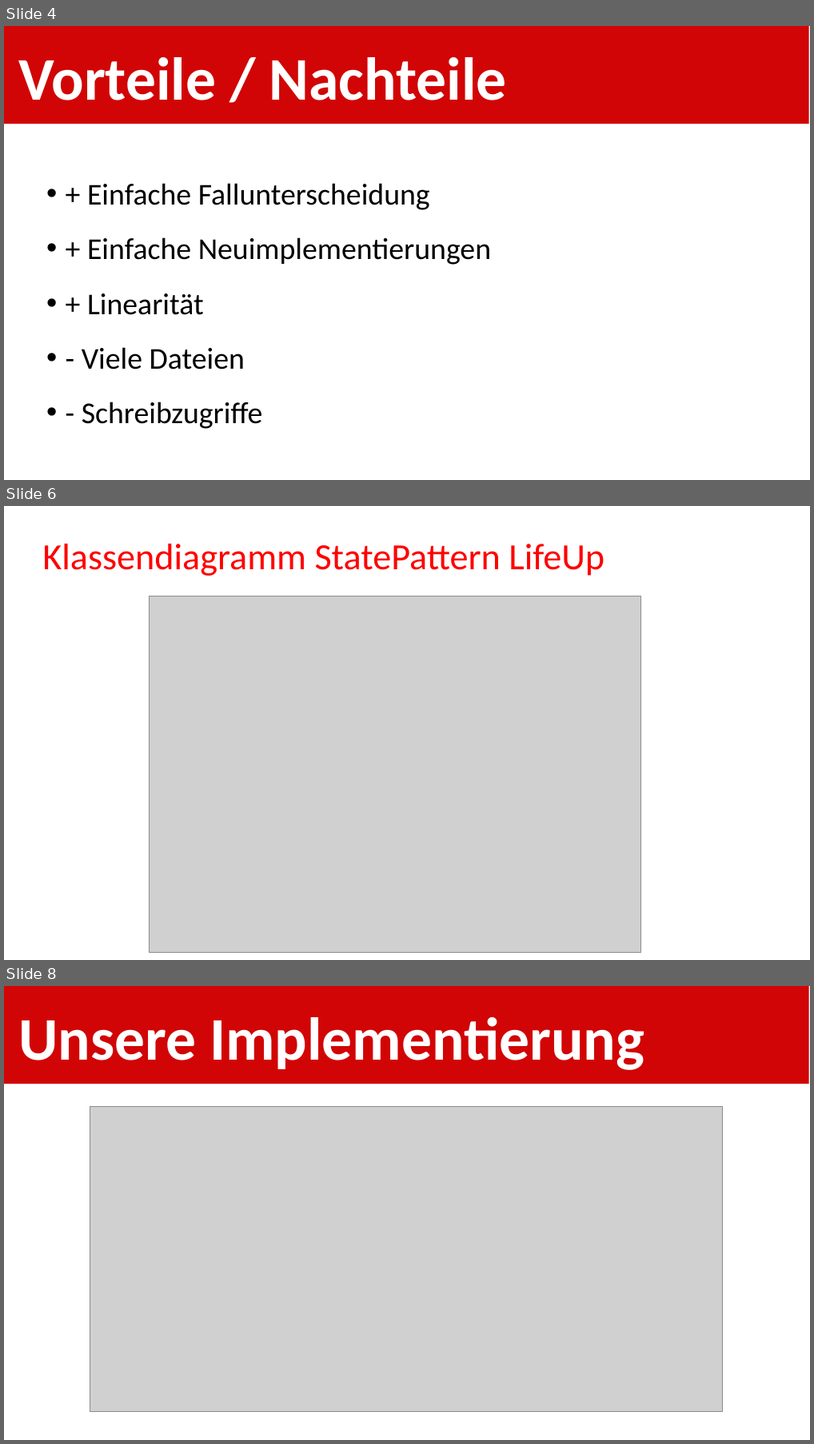
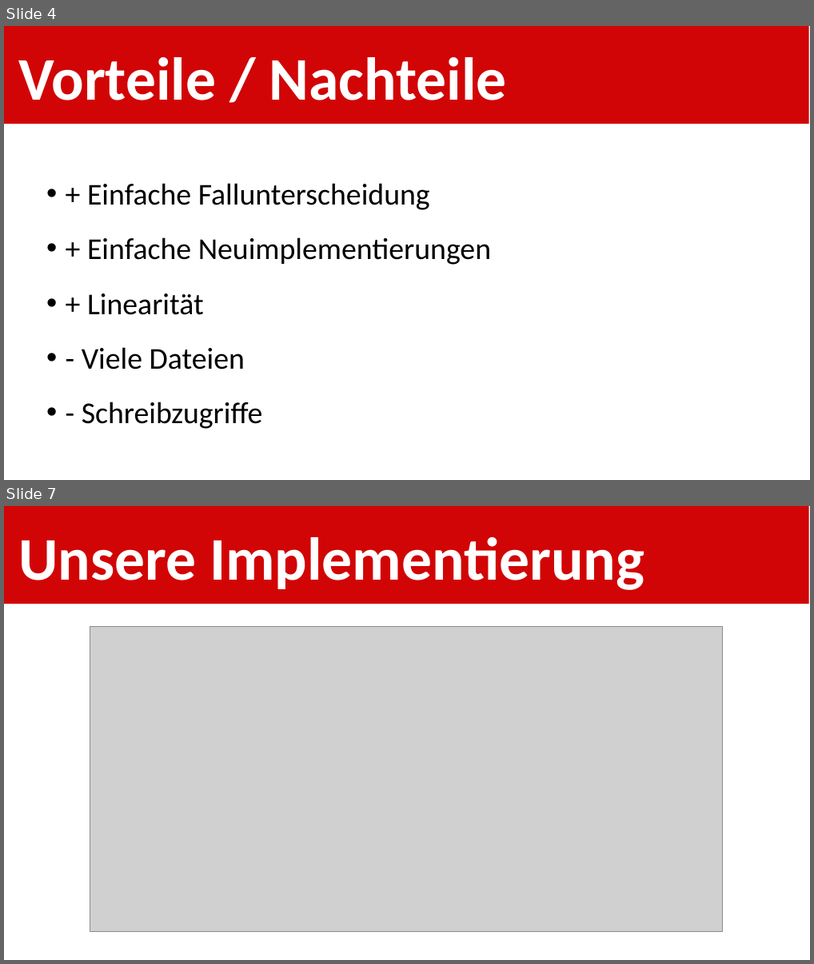
Before and after one commit to shylux/ch.bfh.bti7081.s2015.rot, a slide deck: doc/task12/Statepattern.pptx. Shown one above the other, each under a label of ours: slides 4, 6 and 8 before the commit, slides 4 and 7 after it; the slides between them are not shown. The pictures are 814x1444 and 814x964 pixels, drawn with LibreOffice and Linux fonts; fonts in the diff are those of the drawing; grey boxes stand for pictures. Boxes give left, top, right and bottom in pixels: in the first picture for what was removed or moved away, otherwise in the second. Text is boxed around its words. In the diff, an @@ line names an element or a change of style, - is before the commit and + after.

```diff
--- a/doc/task12/Statepattern.pptx
+++ b/doc/task12/Statepattern.pptx
@@ slide 6 removed at bbox=[4, 506, 810, 960], background #FFFFFF @@
@@ text removed at bbox=[18, 550, 670, 576] @@
-Implementierung / Klassendiagramm
@@ title removed at bbox=[20, 544, 558, 576] @@
-Architekturdiagramm
@@ text removed at bbox=[42, 544, 605, 576] @@
-Klassendiagramm StatePattern LifeUp
@@ picture removed at bbox=[149, 596, 642, 952] @@
@@ what was slide 8 is now slide 7 @@
```
Also in this commit, not shown: 1 slide changed, 1 slide added, 1 other slide removed, 4 other files.
